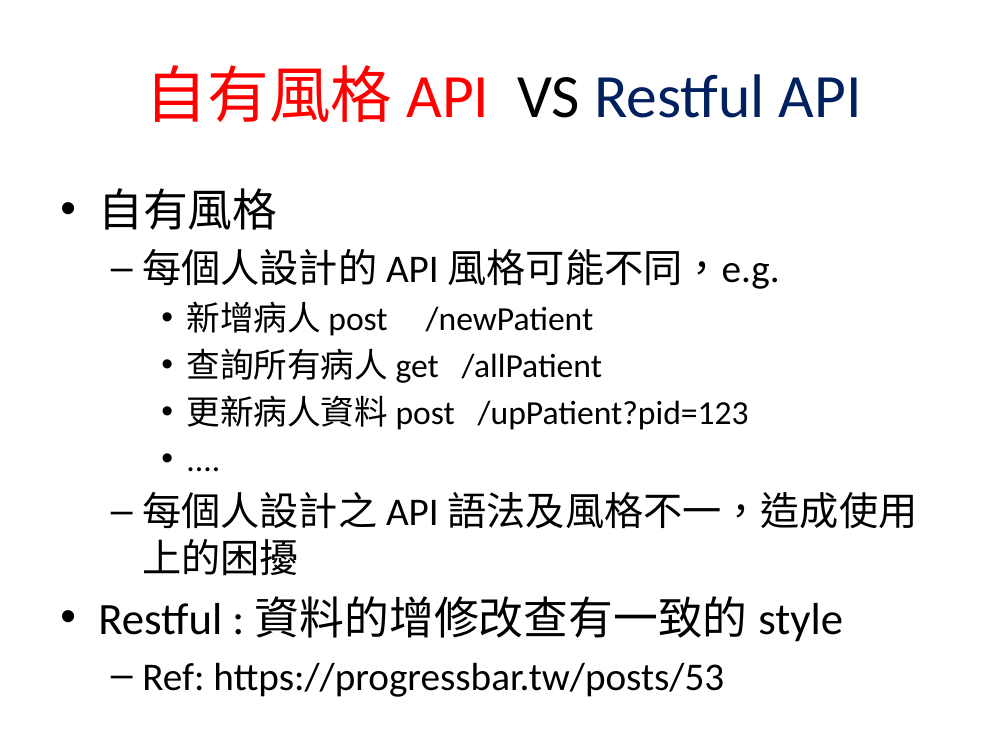
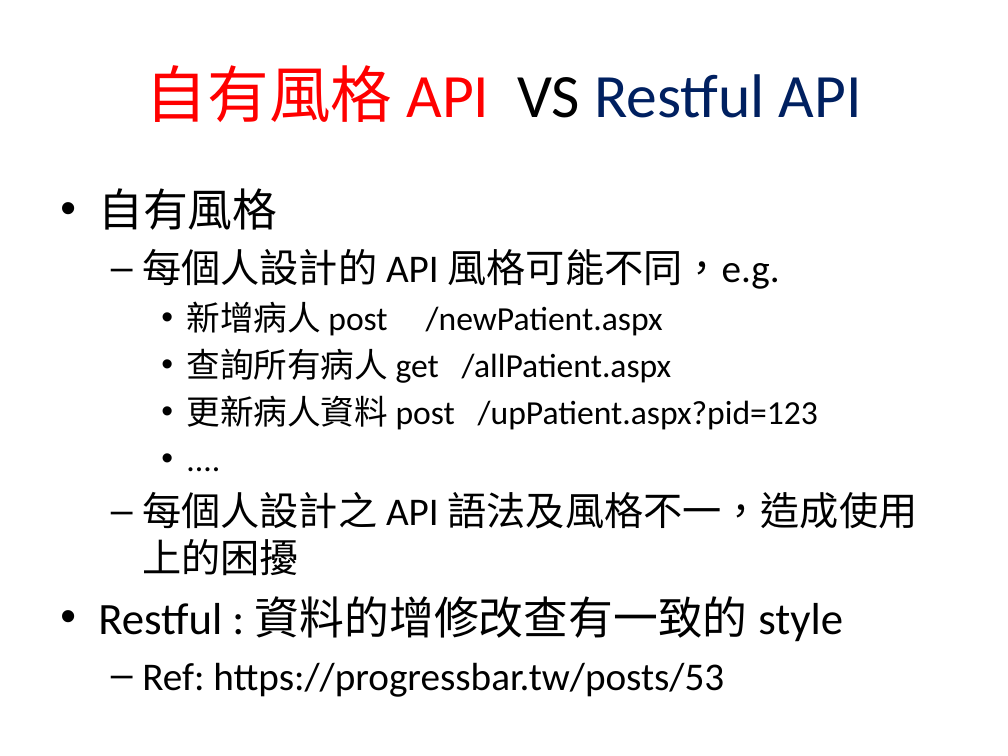
Before and after one commit to mos2718/FHIRspec, a slide deck: slide 3 of Spec/FHIR API.pptx. Drawn at 1008x756 pixels with LibreOffice and Linux fonts; fonts in the diff are those of the drawing. Boxes give left, top, right and bottom in pixels: in the first picture for what was removed or moved away, otherwise in the second. Text is boxed around its words. In the diff, an @@ line names an element or a change of style, - is before the commit and + after.

```diff
--- a/Spec/FHIR API.pptx
+++ b/Spec/FHIR API.pptx
@@ text at [186,301,818,430]: text changed @@
-    • 新增病人 post /newPatient
-    • 查詢所有病人 get /allPatient
-    • 更新病人資料 post /upPatient?pid=123
+    • 新增病人 post /newPatient.aspx
+    • 查詢所有病人 get /allPatient.aspx
+    • 更新病人資料 post /upPatient.aspx?pid=123
```
Also in this commit, not shown: 3 other slides changed, 6 other files.
